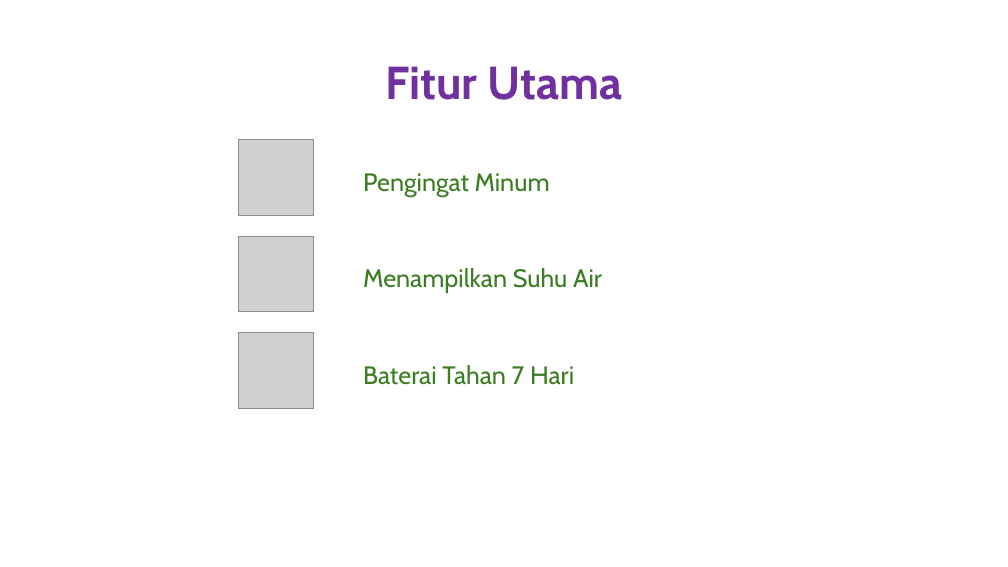
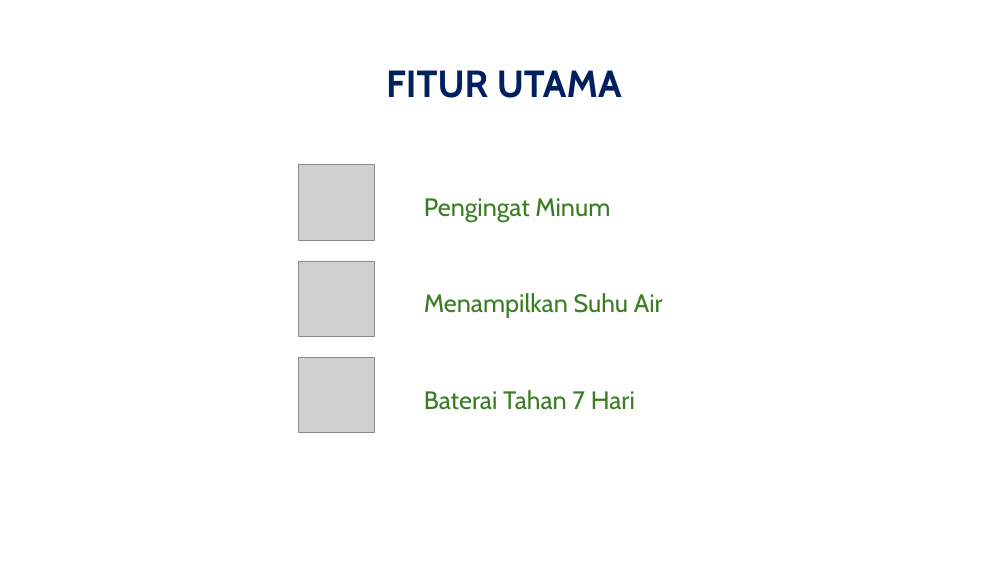
Before and after one commit to onysu/kursus, a slide deck: slide 2 of assets/files/SmartBottle.pptx. Drawn at 1008x567 pixels with LibreOffice and Linux fonts; fonts in the diff are those of the drawing; grey boxes stand for pictures. Boxes give left, top, right and bottom in pixels: in the first picture for what was removed or moved away, otherwise in the second. Text is boxed around its words. In the diff, an @@ line names an element or a change of style, - is before the commit and + after.

```diff
--- a/assets/files/SmartBottle.pptx
+++ b/assets/files/SmartBottle.pptx
@@ title at (386, 70, 622, 98): text changed; size 44 to 36 pt; text colour #7030A0 to #002060 @@
-Fitur Utama
+FITUR UTAMA
@@ picture removed at (238, 140, 314, 216) @@
@@ picture added at (299, 165, 374, 240) @@
@@ picture removed at (238, 236, 314, 312) @@
@@ picture added at (299, 261, 374, 337) @@
@@ picture removed at (238, 333, 314, 408) @@
@@ picture added at (299, 358, 374, 433) @@
@@ 3 texts: place and size @@
-3 texts at (363, 173, 602, 385)
+3 texts at (424, 198, 663, 410)
```
Also in this commit, not shown: 4 other slides changed.
